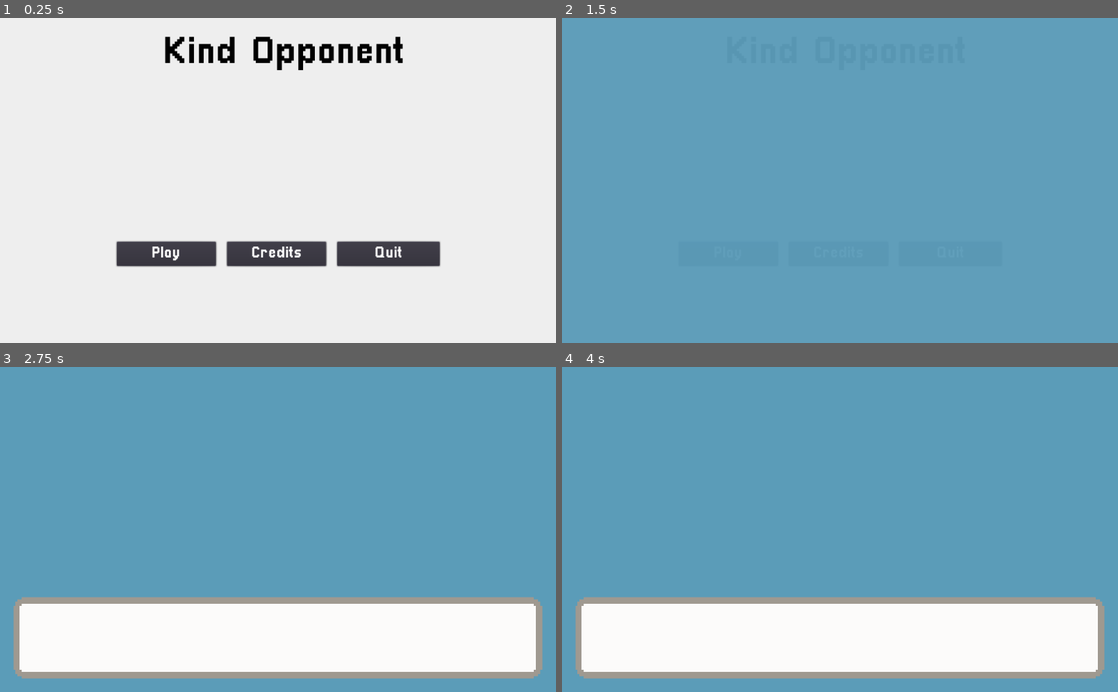
Above: before the commit, frames 1-4 (two rows, left to right).
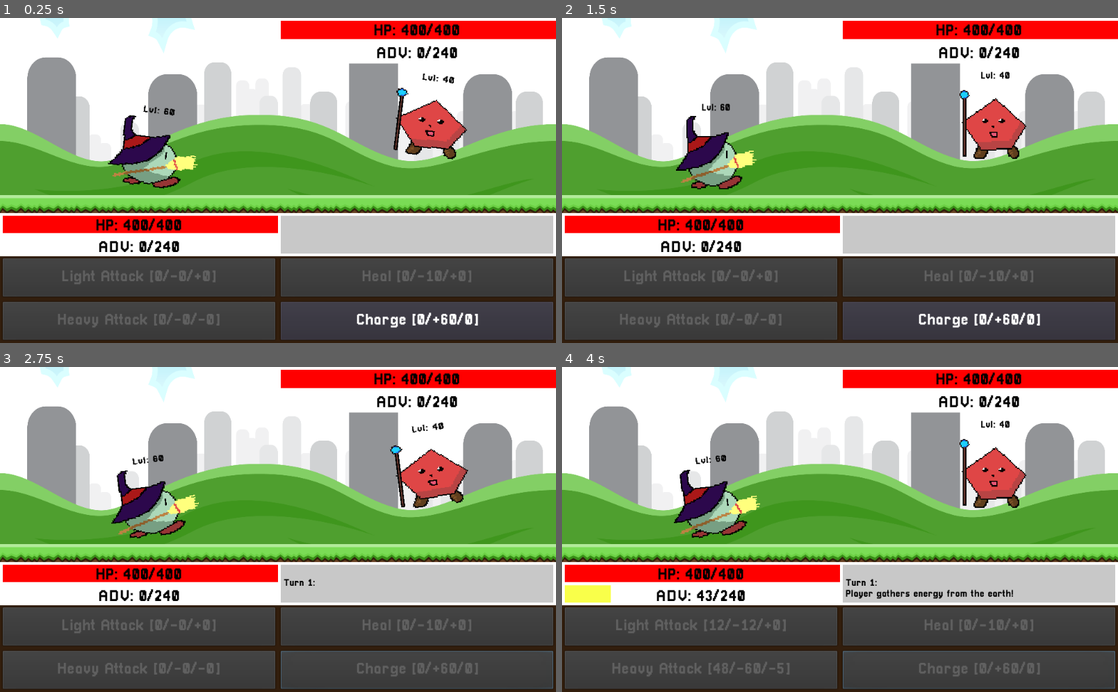
Above: after the commit, the same moments.

Repository: ArtlessAvian/kind-opponent
Game: Godot game, scene res://gameingame/BattleWView.tscn
Two runs of this game, one before a commit and one after it. Both use one fixed random seed, a clock stepped at 60 frames per second and the inputs below. Before the commit the project starts from res://MainMenu.tscn.
Inputs (mouse positions are in pixels of both pictures, inside the frame that each line leads up to):
- Up to frame 1 (0.25 s): no input
- Up to frame 2 (1.5 s): click (728, 252) at 0.5 s, where only the run before the commit has a clickable "Play"; click (728, 252) at 1.25 s, where only the run before the commit has a clickable "Play"
- Up to frame 3 (2.75 s): click (417, 669) at 2 s, where only the run after the commit has a clickable "Charge [0/+60/0]"
- Up to frame 4 (4 s): tap Enter (ui_accept) at 2.75, 3.02, 3.77 s; move the mouse to (840, 636) at 2.77 s; click (840, 636) at 2.85 s; move the mouse to (728, 545) at 3.52 s; click (728, 545) at 3.6 s

The runs differ from the first frame. In frame 1, 75% of the frame differs, in the area x 0-100%, y 0-100%; in frame 2, 100%; in frame 3, 100%; in frame 4, 100%.
Error before the commit: Parse Error: The member "script" already exists in a parent class. (res://gameoutsidegame/RichTextLabel.gd:4)

Commit message:
yolo

Diff:
--- a/EnemyAnimator.gd
+++ b/EnemyAnimator.gd
@@ -1,4 +1,4 @@
-extends ColorRect
+extends TextureRect
 
 # Declare member variables here. Examples:
 # var a = 2
--- a/GameUI.tscn
+++ b/GameUI.tscn
@@ -1,24 +1,26 @@
-[gd_scene load_steps=20 format=2]
+[gd_scene load_steps=22 format=2]
 
 [ext_resource path="res://SoundEffects.tscn" type="PackedScene" id=1]
 [ext_resource path="res://sounds/01 game-game_0.ogg" type="AudioStream" id=2]
 [ext_resource path="res://sprites/full-background.png" type="Texture" id=3]
-[ext_resource path="res://PlayerAnimator.gd" type="Script" id=4]
-[ext_resource path="res://animations/AttackAnimation.tres" type="Animation" id=5]
-[ext_resource path="res://animations/ChargeAnimation.tres" type="Animation" id=6]
-[ext_resource path="res://animations/HealAnimation.tres" type="Animation" id=7]
-[ext_resource path="res://animations/IdleBounce.tres" type="Animation" id=8]
-[ext_resource path="res://PixellariSmall.tres" type="DynamicFont" id=9]
-[ext_resource path="res://EnemyAnimator.gd" type="Script" id=10]
-[ext_resource path="res://animations/EnemyAttackAnimation.tres" type="Animation" id=11]
-[ext_resource path="res://sprites/speech_bubble1.png" type="Texture" id=12]
-[ext_resource path="res://EnemyText.gd" type="Script" id=13]
-[ext_resource path="res://UIHealthBar.tscn" type="PackedScene" id=14]
-[ext_resource path="res://AdvBar.tscn" type="PackedScene" id=15]
-[ext_resource path="res://Pixellari.tres" type="DynamicFont" id=16]
-[ext_resource path="res://gameingame/RichTextLabel.gd" type="Script" id=17]
-[ext_resource path="res://LoopingLabel.gd" type="Script" id=18]
-[ext_resource path="res://animations/LoopingLabel.tres" type="Animation" id=19]
+[ext_resource path="res://sprites/kurbey.png" type="Texture" id=4]
+[ext_resource path="res://PlayerAnimator.gd" type="Script" id=5]
+[ext_resource path="res://animations/AttackAnimation.tres" type="Animation" id=6]
+[ext_resource path="res://animations/ChargeAnimation.tres" type="Animation" id=7]
+[ext_resource path="res://animations/HealAnimation.tres" type="Animation" id=8]
+[ext_resource path="res://animations/IdleBounce.tres" type="Animation" id=9]
+[ext_resource path="res://PixellariSmall.tres" type="DynamicFont" id=10]
+[ext_resource path="res://sprites/peacashew.png" type="Texture" id=11]
+[ext_resource path="res://EnemyAnimator.gd" type="Script" id=12]
+[ext_resource path="res://animations/EnemyAttackAnimation.tres" type="Animation" id=13]
+[ext_resource path="res://sprites/speech_bubble1.png" type="Texture" id=14]
+[ext_resource path="res://EnemyText.gd" type="Script" id=15]
+[ext_resource path="res://UIHealthBar.tscn" type="PackedScene" id=16]
+[ext_resource path="res://AdvBar.tscn" type="PackedScene" id=17]
+[ext_resource path="res://Pixellari.tres" type="DynamicFont" id=18]
+[ext_resource path="res://gameingame/RichTextLabel.gd" type="Script" id=19]
+[ext_resource path="res://LoopingLabel.gd" type="Script" id=20]
+[ext_resource path="res://animations/LoopingLabel.tres" type="Animation" id=21]
 
 [node name="GameUI" type="Control"]
 anchor_right = 1.0
@@ -60,24 +62,26 @@
 margin_top = -31.38
 margin_bottom = -31.3801
 
-[node name="PlayerSprite" type="ColorRect" parent="BattleCanvas/PlayerRegion"]
+[node name="PlayerSprite" type="TextureRect" parent="BattleCanvas/PlayerRegion"]
 anchor_left = 0.35
 anchor_right = 0.65
 anchor_bottom = 1.0
-margin_left = 106.142
-margin_right = 106.142
-rect_scale = Vector2( 0.996845, 0.988106 )
-rect_pivot_offset = Vector2( 45, 75 )
-script = ExtResource( 4 )
+margin_left = -7.62939e-006
+margin_right = 56.142
+rect_scale = Vector2( 0.996845, 0.988109 )
+rect_pivot_offset = Vector2( 74, 75 )
+texture = ExtResource( 4 )
+stretch_mode = 6
+script = ExtResource( 5 )
 
 [node name="ActionAnimPlayer" type="AnimationPlayer" parent="BattleCanvas/PlayerRegion/PlayerSprite"]
-anims/AttackAnimation = ExtResource( 5 )
-anims/ChargeAnimation = ExtResource( 6 )
-anims/HealAnimation = ExtResource( 7 )
+anims/AttackAnimation = ExtResource( 6 )
+anims/ChargeAnimation = ExtResource( 7 )
+anims/HealAnimation = ExtResource( 8 )
 
 [node name="IdleAnimPlayer" type="AnimationPlayer" parent="BattleCanvas/PlayerRegion/PlayerSprite"]
 autoplay = "IdleBounce"
-anims/IdleBounce = ExtResource( 8 )
+anims/IdleBounce = ExtResource( 9 )
 
 [node name="LevelText" type="RichTextLabel" parent="BattleCanvas/PlayerRegion/PlayerSprite"]
 anchor_right = 1.0
@@ -100,23 +104,25 @@
 margin_top = 8.57999
 margin_bottom = 8.58
 
-[node name="EnemySprite" type="ColorRect" parent="BattleCanvas/EnemyRegion"]
+[node name="EnemySprite" type="TextureRect" parent="BattleCanvas/EnemyRegion"]
 anchor_left = 0.8
 anchor_right = 1.0
 anchor_bottom = 1.0
+margin_right = 50.0
 margin_bottom = 18.0
-rect_pivot_offset = Vector2( 45, 75 )
-color = Color( 0.996078, 0.211765, 0.211765, 1 )
-script = ExtResource( 10 )
+rect_pivot_offset = Vector2( 71, 75 )
+texture = ExtResource( 11 )
+stretch_mode = 6
+script = ExtResource( 12 )
 
 [node name="ActionAnimPlayer" type="AnimationPlayer" parent="BattleCanvas/EnemyRegion/EnemySprite"]
-anims/ChargeAnimation = ExtResource( 6 )
-anims/EnemyAttackAnimation = ExtResource( 11 )
-anims/HealAnimation = ExtResource( 7 )
+anims/ChargeAnimation = ExtResource( 7 )
+anims/EnemyAttackAnimation = ExtResource( 13 )
+anims/HealAnimation = ExtResource( 8 )
 
 [node name="IdleAnimPlayer" type="AnimationPlayer" parent="BattleCanvas/EnemyRegion/EnemySprite"]
 autoplay = "IdleBounce"
-anims/IdleBounce = ExtResource( 8 )
+anims/IdleBounce = ExtResource( 9 )
 
 [node name="LevelText" type="RichTextLabel" parent="BattleCanvas/EnemyRegion/EnemySprite"]
 anchor_right = 1.0
--- a/PlayerAnimator.gd
+++ b/PlayerAnimator.gd
@@ -1,4 +1,4 @@
-extends ColorRect
+extends TextureRect
 
 # Declare member variables here. Examples:
 # var a = 2
--- a/UIBarMaster.gd
+++ b/UIBarMaster.gd
@@ -9,6 +9,7 @@
 var bar
 var label
 var counter
+var true_max
 
 func _ready():
 
@@ -18,6 +19,7 @@
 	label = $UIBarLabel
 	if not character == null:
 		counter = character.max_health if copy_health else character.advantage
+		true_max = character.max_health if copy_health else character.max_adv
 		bar.set_value(float(counter) / self._get_target_max())
 		label.update_value(str(ceil(counter), "/", self._get_target_max()))
 
@@ -65,10 +67,11 @@
 		return character.advantage
 
 func _get_target_max():
-	if copy_health:
-		return character.max_health
-	else:
-		return character.max_adv
+#	if copy_health:
+#		return character.max_health
+#	else:
+#		return character.max_adv
+	return true_max
 
 # grrr
 func _on_Battle_update_bars():
--- a/gameingame/Battle.gd
+++ b/gameingame/Battle.gd
@@ -89,7 +89,7 @@
 	self._text_box(str("Turn ", turn, ":"))
 	yield()
 
-	self._text_box("Player " + ["attacks", "attacks (but differently)", "heals", "charges"][player_action] + "!")
+	self._text_box("Player " + ["zaps the opponent with concentrated magic", "calls down a series of lightning bolts", "reinforces its shields", "gathers energy from the earth"][player_action] + "!")
 	self.emit_signal("player_action",player_action)
 	$Player.do_move(player_action, opportunity_attack == player_action)
 	yield()
@@ -103,7 +103,7 @@
 
 	else:
 		var opponent_move = _get_opponent_move()
-		self._text_box("The opponent " + ["attacks", "attacks (but differently)", "heals", "charges"][opponent_move] + "!")
+		self._text_box("The opponent " + ["bashes you with its staff", "calls down a meteor", "reinforces its shields", "raises its staff and focuses"][opponent_move] + "!")
 		yield()
 		$Opponent.do_move(opponent_move, false)
 		self.emit_signal("enemy_action",opponent_move)
@@ -120,3 +120,9 @@
 func _text_box(text):
 	print(text)
 	self.emit_signal("user_feedback", text, true)
+
+func threshold_passed(thingy):
+	_text_box(str("A layer of ", thingy.name, "'s shield shatters, and it gathers the residual energy."))
+#	self.emit_signal("update_bars")
+	thingy.advantage += 60
+	thingy.max_health -= 100
--- a/gameingame/BattleWView.tscn
+++ b/gameingame/BattleWView.tscn
@@ -7,13 +7,6 @@
 [node name="GameUI" instance=ExtResource( 1 )]
 
 [node name="Battle" parent="." index="3" instance=ExtResource( 2 )]
-
-[node name="PlayerSprite" parent="BattleCanvas/PlayerRegion" index="0"]
-margin_left = -7.62939e-006
-margin_right = -7.62939e-005
-
-[node name="EnemySprite" parent="BattleCanvas/EnemyRegion" index="0"]
-color = Color( 1, 1, 1, 1 )
 
 [node name="EnemyHPBar" parent="UICanvas/EnemyUI/EnemyBars/EnemyHPregion" index="0"]
 target_path = NodePath("../../../../../Battle")
--- a/gameingame/Player.gd
+++ b/gameingame/Player.gd
@@ -9,10 +9,12 @@
 export (int) var max_adv = 240
 
 export (int) var advantage = 0
+
 var last_damage = 0
 
 # private???
 onready var _health = max_health
+onready var last_health = max_health
 
 func do_move(move_id, opportunity):
 	$Moves.get_child(move_id).run(self, self.opponent, opportunity)
@@ -22,6 +24,10 @@
 	self._health = max(0, self._health - damage)
 	self.last_damage = damage if damage > 0 else self.last_damage
 
+	while last_health - _health >= 100:
+		last_health -= 100
+		$"..".threshold_passed(self)
+
 func get_healed(healed):
 	self._health = min(max_health, self._health + healed)
 
--- a/gameoutsidegame/RichTextLabel.gd
+++ b/gameoutsidegame/RichTextLabel.gd
@@ -19,10 +19,8 @@
 \"Because he sucks!\"
 His father sighed. \"Remember our Advant matches when you were six?\"
 \"Yeah. You told me already. Occasionally lost to me on purpose so I can feel good about myself. So you can go do that to Ryan; I\'ll have no part.\"
-\"Well, how would you feel if I just outmaneuvered you at every turn, even if your mother is playing on your level?\"
-\"I...\"
 \"Let me tell you how Ryan is feeling. He\'s devastated. He thinks he will never be good enough.\"
-His mother cut in. \"Later today, Ryan will issue another challenge. You will give him a good fight, and you will let him win.\"
+His mother cut in. \"In a few minutes, Ryan will issue another challenge. You will give him a good fight, and you will let him win.\"
 \"Or what?\"
 \"We will be watching.\" His father said.
 His mother continued. \"Bottom line, if he didn\'t enjoy the game, we\'re taking away your gaming time for a month.\"
--- a/project.godot
+++ b/project.godot
@@ -16,7 +16,7 @@
 [application]
 
 config/name="kind-opponent"
-run/main_scene="res://MainMenu.tscn"
+run/main_scene="res://gameingame/BattleWView.tscn"
 config/icon="res://icon.png"
 
 [input]
Not shown: 16 places in GameUI.tscn that only renumber resources
Not shown: 1 places in gameingame/BattleWView.tscn that only renumber resources
Binary file added: sprites/kurbey.png
Not shown, added: sprites/kurbey.png.import
Binary file added: sprites/peacashew.png
Not shown, added: sprites/peacashew.png.import
Not shown, added: sprites/.kurbey.png-autosave.kra
Not shown, added: sprites/kurbey.png~
Not shown, added: sprites/peacashew.png~
